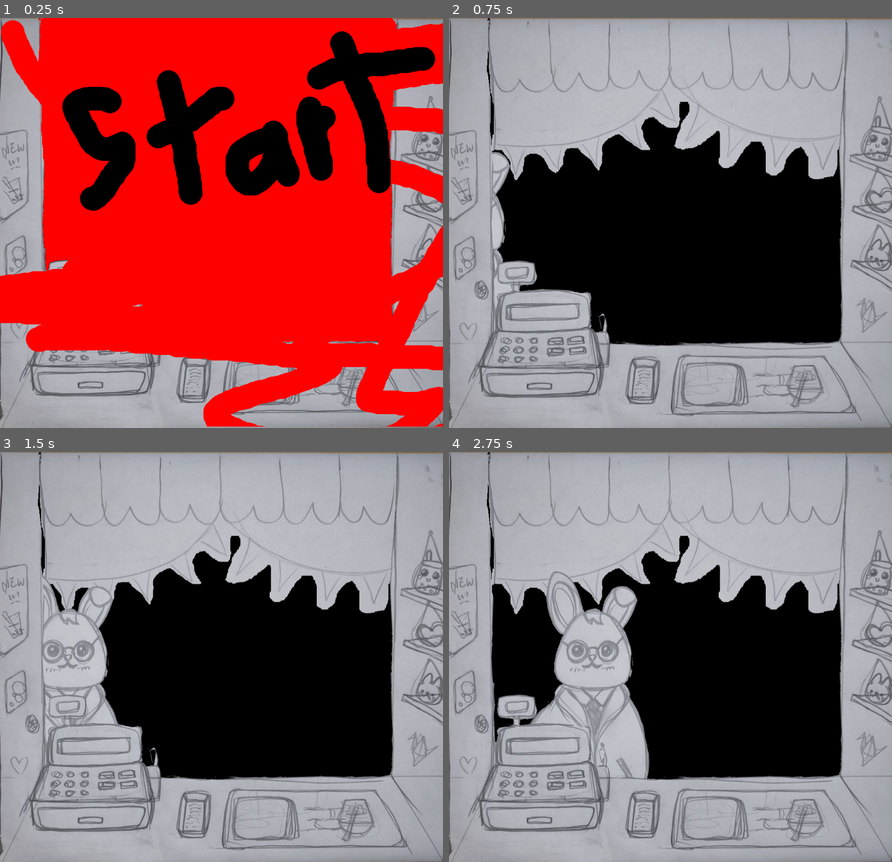
Above: before the commit, frames 1-4 (two rows, left to right).
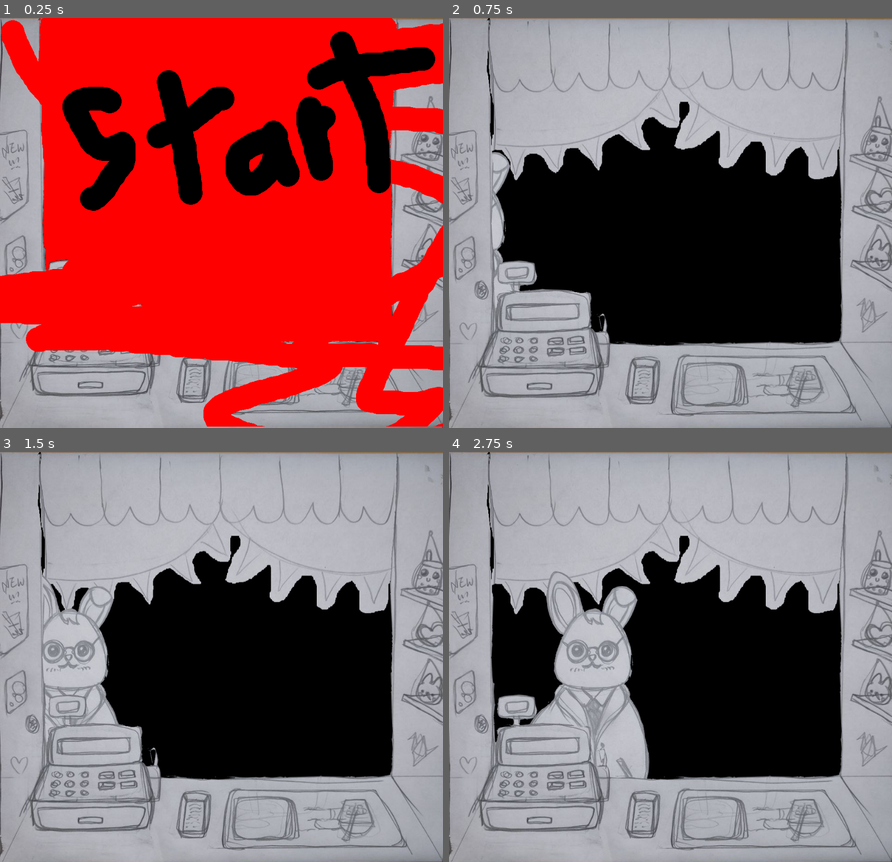
Above: after the commit, the same moments.

Repository: serrureriehurluberlesque/GGJ2025
Game: Godot game, scene res://scenes/tearoom.tscn
The game is run twice, just before and just after one commit, with the same random seed, the same clock (stepped at 60 frames per second) and the same inputs. The engine's default icon, where the game draws it, is replaced by a stand-in: a white triangle on a blue panel in a dark square.
Inputs (mouse positions are in pixels of both pictures, inside the frame that each line leads up to):
- Up to frame 1 (0.25 s): no input
- Up to frame 2 (0.75 s): click (670, 223) at 0.5 s
- Up to frame 3 (1.5 s): no input
- Up to frame 4 (2.75 s): no input

The runs differ from the first frame. In frame 1, less than 0.1% of the frame differs, in the area x 31-33%, y 69-71%; in frame 2, nothing differs; in frame 3, 0.3%, in the area x 9-27%, y 30-67%; in frame 4, nothing differs.

Commit message:
fix resizing

Diff:
--- a/scenes/main.tscn
+++ b/scenes/main.tscn
@@ -36,10 +36,10 @@
 tracks/0/interp = 1
 tracks/0/loop_wrap = true
 tracks/0/keys = {
-"times": PackedFloat32Array(0, 0.0001, 2),
-"transitions": PackedFloat32Array(1, 1, 1),
+"times": PackedFloat32Array(0, 2),
+"transitions": PackedFloat32Array(1, 1),
 "update": 0,
-"values": [Vector2(-400, 250), Vector2(-300, 25), Vector2(0, 25)]
+"values": [Vector2(-300, 25), Vector2(0, 25)]
 }
 tracks/1/type = "method"
 tracks/1/imported = false
@@ -83,9 +83,10 @@
 
 [node name="Personnage" type="TextureRect" parent="."]
 layout_mode = 2
-offset_top = 25.0
-offset_right = 955.0
-offset_bottom = 912.0
+offset_left = -400.0
+offset_top = 250.0
+offset_right = 555.0
+offset_bottom = 1137.0
 texture = ExtResource("3_15n8k")
 metadata/_edit_use_anchors_ = true
 
--- a/scenes/tearoom.gd
+++ b/scenes/tearoom.gd
@@ -19,8 +19,9 @@
 
 	tea = main_scn.instantiate()
 	add_child(tea)
+	move_child(tea, 0)
 	tea.connect("finished", next)
-	$Start.connect("pressed", start)
+	$Control/Start.connect("pressed", start)
 
 	c = randi() % 3 + 1
 
@@ -90,8 +91,8 @@
 		redo_tapioc()
 
 func gg():
-	$End.show()
+	$Control/End.show()
 
 func start():
-	$Start.hide()
+	$Control/Start.hide()
 	new_tapioc()
--- a/scenes/tearoom.tscn
+++ b/scenes/tearoom.tscn
@@ -14,15 +14,35 @@
 grow_vertical = 2
 script = ExtResource("1_bmmsd")
 
-[node name="Start" type="TextureButton" parent="."]
-top_level = true
+[node name="Control" type="Control" parent="."]
 layout_mode = 2
+size_flags_horizontal = 6
+size_flags_vertical = 6
+metadata/_edit_use_anchors_ = true
+
+[node name="Start" type="TextureButton" parent="Control"]
+z_index = 1
+layout_mode = 2
+offset_right = 958.0
+offset_bottom = 884.0
+size_flags_horizontal = 4
+size_flags_vertical = 4
+button_mask = 7
 texture_normal = ExtResource("2_ts6t2")
 
-[node name="End" type="TextureRect" parent="."]
+[node name="End" type="TextureRect" parent="Control"]
 visible = false
-top_level = true
+z_index = 1
 layout_mode = 2
+offset_right = 958.0
+offset_bottom = 884.0
 texture = ExtResource("3_p4kau")
 
+[node name="ColorRect" type="ColorRect" parent="Control"]
+layout_mode = 0
+offset_left = -500.0
+offset_top = -500.0
+offset_bottom = 1500.0
+color = Color(0, 0, 0, 1)
+
 [node name="AudioStreamPlayer" type="AudioStreamPlayer" parent="."]
